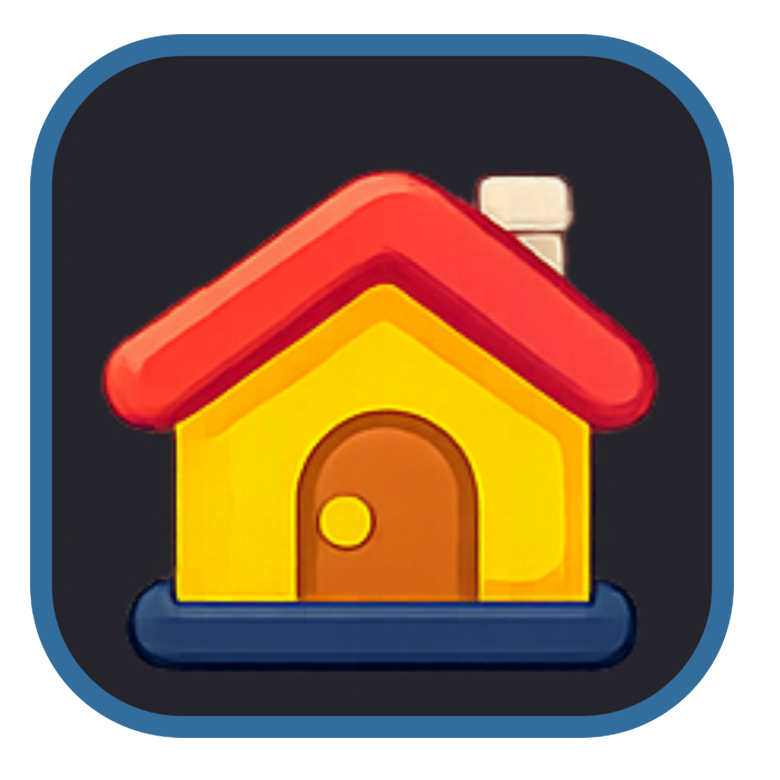
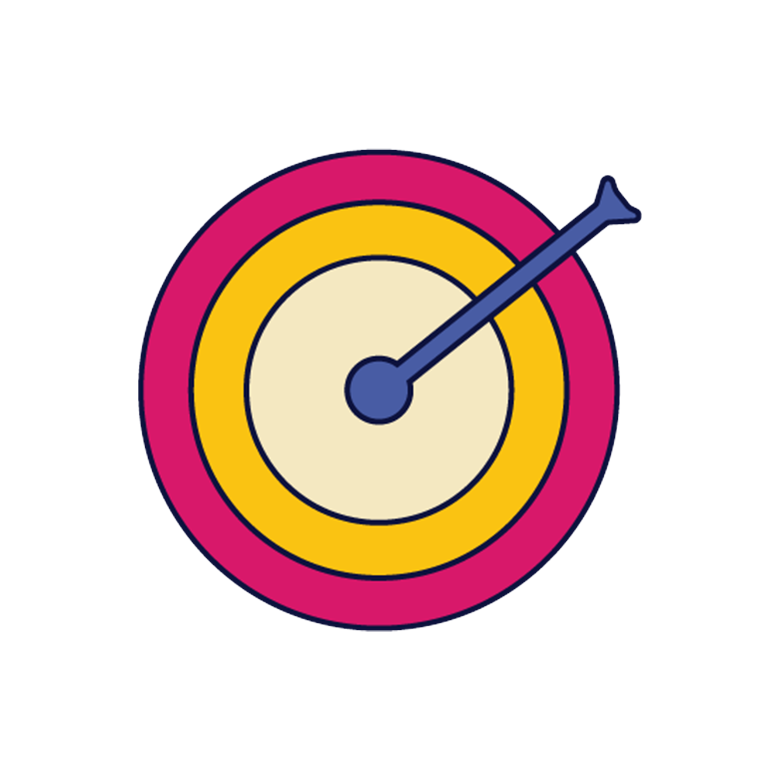
Layers edited between the first and the second 780 × 780 image:
hid "Layer 4", opacity 100% → 41% over [30, 34, 703, 697]
added layer "goal" above "vocabulary" over [138, 148, 642, 632]
hid "Rectangle 1" over [30, 34, 734, 738]